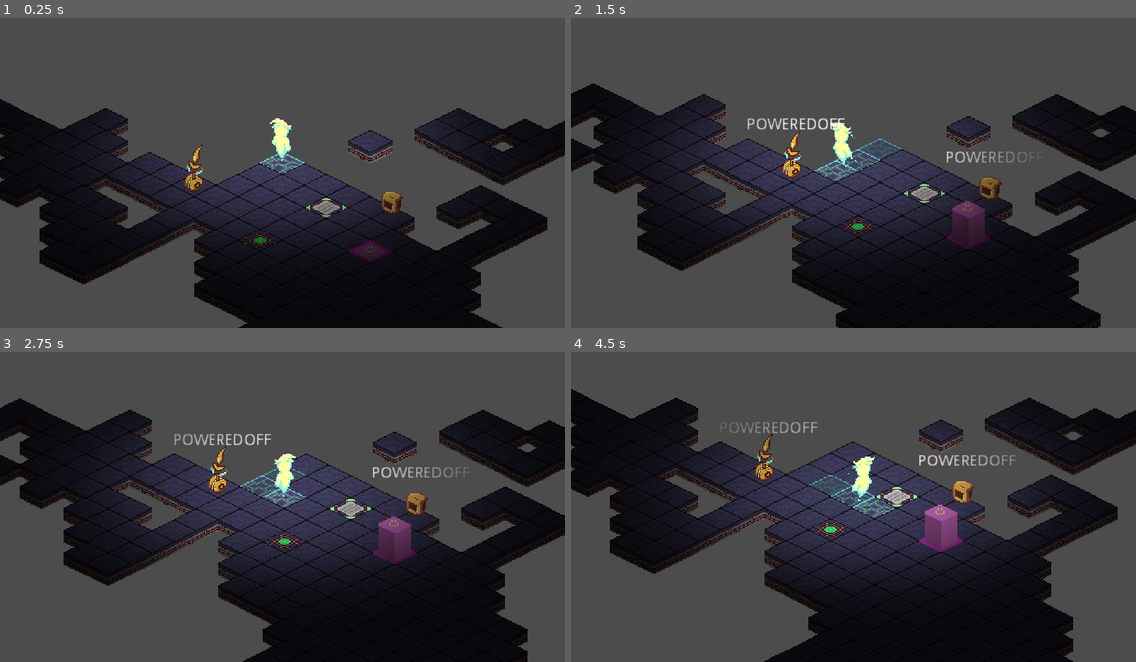
Above: before the commit, frames 1-4 (two rows, left to right).
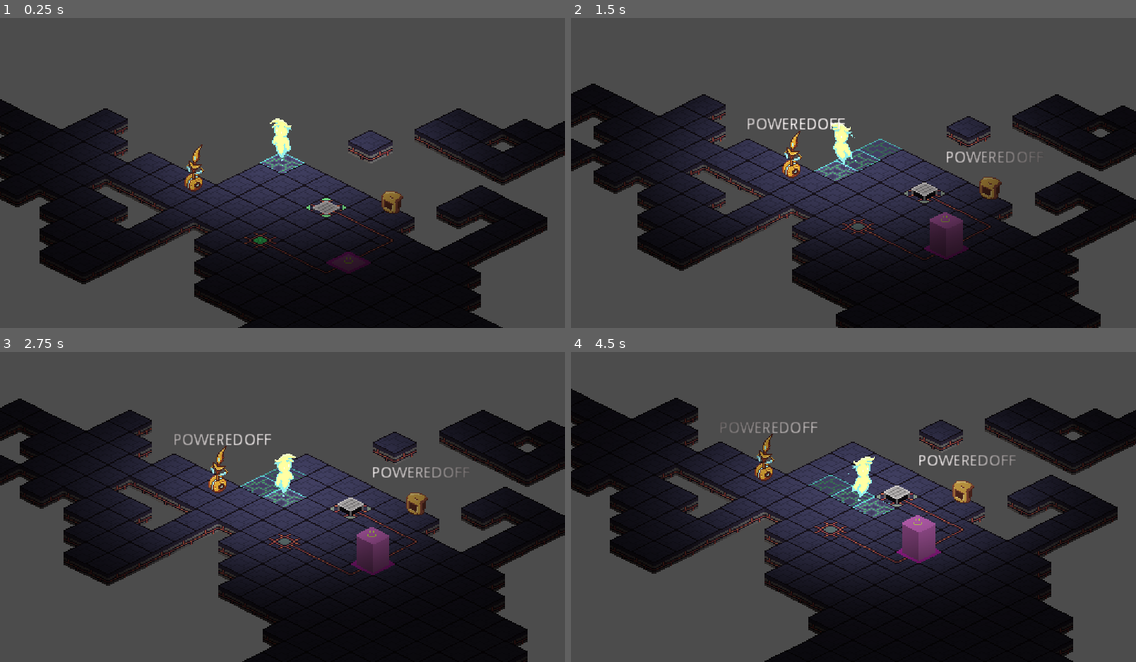
Above: after the commit, the same moments.

Repository: best-godot-team-ever/GoGodotJam
Game: Godot game, scene res://src/Levels/TestLevel.tscn
The game is run twice, just before and just after one commit, with the same random seed, the same clock (stepped at 60 frames per second) and the same inputs.
Inputs (mouse positions are in pixels of both pictures, inside the frame that each line leads up to):
- Up to frame 1 (0.25 s): no input
- Up to frame 2 (1.5 s): tap Enter at 0.5 s; move the mouse to (977, 145) at 0.52 s; tap Down (aim_down) at 0.6 s; move the mouse to (740, 179) at 1.27 s; hold S from 1.28 s (still down); tap Left (aim_left) at 1.35 s
- Up to frame 3 (2.75 s): move the mouse to (339, 423) at 2.02 s; release S at 2.03 s; tap D (aim_right) at 2.1 s
- Up to frame 4 (4.5 s): move the mouse to (825, 562) at 2.77 s; tap W (aim_up) at 2.85 s; move the mouse to (1023, 547) at 3.52 s; hold S from 3.53 s (still down); click (1023, 547) at 3.6 s; move the mouse to (684, 448) at 4.27 s; tap Space (commit_move) at 4.35 s

The runs differ from the first frame. In frame 1, 0.7% of the frame differs, in the area x 47-70%, y 62-83%; in frame 2, 1.4%; in frame 3, 1.6%; in frame 4, 1.8%, in the area x 44-70%, y 43-69%.
Error after the commit: Invalid get index 'trigger_feeding_list' (on base: 'Node2D (EnergyTrigger.gd)'). (res://src/Machines_and_Triggers/Triggers/EnergyTrigger.gd:18)

Commit message:
still fixing machines

Diff:
--- a/project.godot
+++ b/project.godot
@@ -19,12 +19,17 @@
 "language": "GDScript",
 "path": "res://src/UI/Coursor.gd"
 }, {
-"base": "Node2D",
-"class": "Machines",
+"base": "MachineAndTrigger",
+"class": "Machine",
 "language": "GDScript",
 "path": "res://src/Machines_and_Triggers/Machines/Machine.gd"
 }, {
-"base": "Machines",
+"base": "Node2D",
+"class": "MachineAndTrigger",
+"language": "GDScript",
+"path": "res://src/Machines_and_Triggers/MachineAndTrigger.gd"
+}, {
+"base": "MachineAndTrigger",
 "class": "Trigger",
 "language": "GDScript",
 "path": "res://src/Machines_and_Triggers/Triggers/Trigger.gd"
@@ -42,7 +47,8 @@
 _global_script_class_icons={
 "BoardManager": "",
 "Coursor": "",
-"Machines": "",
+"Machine": "",
+"MachineAndTrigger": "",
 "Trigger": "",
 "TurnManager": "",
 "laser": ""
--- a/src/Levels/Level.gd
+++ b/src/Levels/Level.gd
@@ -10,3 +10,5 @@
 		entity.init(board_manager, turn_manager)
 	for machine in $Machines.get_children():
 		machine.init(board_manager,turn_manager)
+	for machine in $Triggers.get_children():
+		machine.init(board_manager,turn_manager)
--- a/src/Levels/TestLevel.tscn
+++ b/src/Levels/TestLevel.tscn
@@ -4,7 +4,7 @@
 [ext_resource path="res://src/Managers/TurnManager.gd" type="Script" id=2]
 [ext_resource path="res://src/Entity/Enemy/Grabber.tscn" type="PackedScene" id=3]
 [ext_resource path="res://src/Entity/Enemy/Leecher.tscn" type="PackedScene" id=4]
-[ext_resource path="res://Resources/WireTileset.tres" type="TileSet" id=5]
+[ext_resource path="res://resources/WireTileset.tres" type="TileSet" id=5]
 [ext_resource path="res://src/Managers/BoardManager/BoardManager.gd" type="Script" id=6]
 [ext_resource path="res://src/Managers/BoardManager/Grid/EnergyGrid.gd" type="Script" id=7]
 [ext_resource path="res://src/Managers/BoardManager/Grid/ObjectGrid/EntityGrid.gd" type="Script" id=8]
@@ -39,6 +39,7 @@
 tile_set = ExtResource( 5 )
 cell_size = Vector2( 40, 20 )
 format = 1
+tile_data = PoolIntArray( 65539, 0, 65536, 65540, 0, 65537, 65541, 0, 65537, 65542, 0, 131074, 131078, 0, 1, 196614, 0, 1, 262147, 0, 65536, 262148, 0, 65537, 262149, 0, 65537, 262150, 0, 196609 )
 
 [node name="EnergyGrid" type="Node" parent="BoardManager"]
 script = ExtResource( 7 )
@@ -58,6 +59,20 @@
 [node name="CanvasModulate" type="CanvasModulate" parent="BoardManager"]
 color = Color( 0.188235, 0.164706, 0.164706, 1 )
 
+[node name="Triggers" type="YSort" parent="."]
+
+[node name="EnergyTrigger" parent="Triggers" instance=ExtResource( 14 )]
+position = Vector2( -20, 80 )
+
+[node name="PlateTrigger" parent="Triggers" instance=ExtResource( 13 )]
+position = Vector2( 38, 49 )
+
+[node name="Machines" type="YSort" parent="."]
+
+[node name="Door" parent="Machines" instance=ExtResource( 15 )]
+position = Vector2( 61, 99 )
+_link_with_triggers = [ NodePath("../../Triggers/EnergyTrigger"), NodePath("../../Triggers/PlateTrigger") ]
+
 [node name="Entities" type="YSort" parent="."]
 
 [node name="Leecher" parent="Entities" instance=ExtResource( 4 )]
@@ -68,20 +83,3 @@
 
 [node name="Player" parent="Entities" instance=ExtResource( 10 )]
 position = Vector2( 1, 8 )
-
-[node name="Machines" type="YSort" parent="."]
-
-[node name="Door" parent="Machines" instance=ExtResource( 15 )]
-position = Vector2( 82, 90 )
-
-[node name="EnergyTrigger" parent="Machines" instance=ExtResource( 14 )]
-position = Vector2( -20, 80 )
-machine_type = 3
-_link_with_machines = [ NodePath("../Door") ]
-_energy_trigger = 3
-
-[node name="PlateTrigger" parent="Machines" instance=ExtResource( 13 )]
-position = Vector2( 42, 49 )
-turn_speed = 2
-machine_type = 4
-_link_with_machines = [ NodePath("../Door") ]
--- /dev/null
+++ b/src/Machines_and_Triggers/MachineAndTrigger.gd
@@ -0,0 +1,41 @@
+extends Node2D
+class_name MachineAndTrigger
+
+enum MachineType {Door, LaserUp, LaserDown, EnergyTrigger, PlateTrigger}
+var _triggers : Array = [MachineType.EnergyTrigger, MachineType.PlateTrigger]
+
+export var turn_speed: int = 0
+
+var _board_manager: BoardManager
+var _turn_manager: TurnManager
+var machine_id : int
+var machine_type
+
+var _map_position : Vector2
+
+onready var _animated_sprite = $AnimatedSprite
+
+#onready var tween = $Tween
+#func _ready() -> void:
+#	tween.connect("tween_all_completed", self, "_animation_finished")
+
+func init(board_manager: BoardManager, turn_manager: TurnManager) -> void:
+	_initialize(board_manager, turn_manager)
+
+func _initialize(board_manager: Node, turn_manager: Node) -> void:
+	_board_manager = board_manager
+	_turn_manager = turn_manager
+	_map_position = _board_manager.world_to_map(position)
+	position = _board_manager.map_to_world(_map_position)
+	machine_id = _board_manager.add_machine(self, _map_position)
+	if machine_type in _triggers:
+		_turn_manager.subscribe_trigger(self)
+	if ! machine_type in _triggers:
+		_board_manager.set_machine_blocking(machine_id, true)
+		_turn_manager.subscribe_machine(self)
+
+func start_turn() -> void:
+	pass
+
+func _animation_finished() -> void:
+	pass
--- a/src/Machines_and_Triggers/Machines/Door.gd
+++ b/src/Machines_and_Triggers/Machines/Door.gd
@@ -1,19 +1,14 @@
-extends Machines
+extends Machine
 
-var opened : bool = false
+
+func _initialize(board_manager: Node, turn_manager: Node) -> void:
+	machine_type = MachineType.Door
+	._initialize(board_manager, turn_manager)
 
 func start_turn() -> void:
-	match current_state:
-		MachineStates.Activated:
-			print("i am activated")
-			if opened:
-				_board_manager.set_machine_blocking(machine_id, true)
-				opened = false
-				print ("i closed")
-
-		MachineStates.Deactivated:
-			print ("i am deactivated")
-			if !opened:
-				_board_manager.set_machine_blocking(machine_id, false)
-				opened = true
-				print ("i opened")
+	if ! trigger_feeding_list.empty():
+			_board_manager.set_machine_blocking(machine_id, false)
+			_animated_sprite.play("activated")
+	if trigger_feeding_list.empty():
+			_board_manager.set_machine_blocking(machine_id, true)
+			_animated_sprite.play("deactivated")
--- a/src/Machines_and_Triggers/Machines/Machine.gd
+++ b/src/Machines_and_Triggers/Machines/Machine.gd
@@ -1,53 +1,17 @@
-extends Node2D
-class_name Machines
+extends MachineAndTrigger
+class_name Machine
 
-enum MachineType {Door, LaserUp, LaserDown, EnergyTrigger, PlateTrigger}
-enum Blockers {Door, LaserUp, LaserDown}
-enum MachineStates {Activated, Deactivated}
+export (Array, NodePath) var _link_with_triggers
 
-export var turn_speed: int = 0
-export (MachineType) var machine_type
+var trigger_feeding_list : Array = []
 
-#onready var tween = $Tween
-onready var _animated_sprite = $AnimatedSprite
-
-var _board_manager: BoardManager
-var _turn_manager: TurnManager
-var machine_id : int
-
-var power_on : bool = false setget set_power_on
-var current_state: int = MachineStates.Deactivated
-var _map_position : Vector2
-var _blockers : Array = [MachineType.Door, MachineType.LaserUp, MachineType.LaserDown]
-
-
-#func _ready() -> void:
-#	tween.connect("tween_all_completed", self, "_animation_finished")
-
-func init(board_manager: BoardManager, turn_manager: TurnManager) -> void:
-	_initialize(board_manager, turn_manager)
-
-func _initialize(board_manager: Node, turn_manager: Node) -> void:
-	_board_manager = board_manager
-	_turn_manager = turn_manager
-	_turn_manager.subscribe_machine(self)
-	_map_position = _board_manager.world_to_map(position)
-	position = _board_manager.map_to_world(_map_position)
-	machine_id = _board_manager.add_machine(self, _map_position)
-	if machine_type in _blockers:
-		_board_manager.set_machine_blocking(machine_id, true)
+func _ready() -> void:
+	for trigger_path in _link_with_triggers:
+		var trigger = get_node(trigger_path)
+		trigger.machine_conection_list.append(trigger)
 
 func start_turn() -> void:
-	pass
-
-func _animation_finished() -> void:
-	pass
-
-func set_power_on(value: bool) -> void:
-	power_on = value
-	if power_on == true:
-		current_state = MachineStates.Activated
-		_animated_sprite.play("activated")
-	if power_on == false:
-		current_state = MachineStates.Deactivated
-		_animated_sprite.play("deactivated")
+	if ! trigger_feeding_list.empty():
+		pass
+	if trigger_feeding_list.empty():
+		pass
--- a/src/Machines_and_Triggers/Triggers/EnergyTrigger.gd
+++ b/src/Machines_and_Triggers/Triggers/EnergyTrigger.gd
@@ -1,13 +1,17 @@
-extends "res://src/Machines_and_Triggers/Triggers/Trigger.gd"
+extends Trigger
 
-export var _energy_trigger : int
+var _energy_trigger : int = 1
+
+func _initialize(board_manager: Node, turn_manager: Node) -> void:
+	machine_type = MachineType.EnergyTrigger
+	._initialize(board_manager, turn_manager)
 
 
 func start_turn() -> void:
 	var _energy : int = _board_manager.energy_grid.get_cell(_board_manager.world_to_map(position))
 	if _energy >= _energy_trigger:
-		power_up_machines()
-		current_state = MachineStates.Activated
+		feed_machines()
+		_animated_sprite.play("activated")
 	elif _energy < _energy_trigger:
-		shut_down_machines()
-		current_state = MachineStates.Deactivated
+		dont_feed_machines()
+		_animated_sprite.play("deactivated")
--- a/src/Machines_and_Triggers/Triggers/EnergyTrigger.tscn
+++ b/src/Machines_and_Triggers/Triggers/EnergyTrigger.tscn
@@ -1,7 +1,7 @@
 [gd_scene load_steps=10 format=2]
 
 [ext_resource path="res://src/Machines_and_Triggers/Triggers/EnergyTrigger.gd" type="Script" id=1]
-[ext_resource path="res://assets/Entities,Machines/EnergyTrigger-Sheet.png" type="Texture" id=2]
+[ext_resource path="res://assets/machines/EnergyTrigger-Sheet.png" type="Texture" id=2]
 
 [sub_resource type="AtlasTexture" id=1]
 atlas = ExtResource( 2 )
--- a/src/Machines_and_Triggers/Triggers/PlateTrigger.gd
+++ b/src/Machines_and_Triggers/Triggers/PlateTrigger.gd
@@ -1,15 +1,18 @@
-extends "res://src/Machines_and_Triggers/Triggers/Trigger.gd"
+extends Trigger
 
 
 var _is_occupied : bool = false
 
+func _initialize(board_manager: Node, turn_manager: Node) -> void:
+	machine_type = MachineType.PlateTrigger
+	._initialize(board_manager, turn_manager)
 
 func start_turn() -> void:
 	_is_occupied = _board_manager.get_cell(_board_manager.world_to_map(position)).is_blocked
 	match _is_occupied:
 		true:
-			power_up_machines()
-			current_state = MachineStates.Activated
+			feed_machines()
+			_animated_sprite.play("activated")
 		false:
-			shut_down_machines()
-			current_state = MachineStates.Deactivated
+			dont_feed_machines()
+			_animated_sprite.play("deactivated")
--- a/src/Machines_and_Triggers/Triggers/PlateTrigger.tscn
+++ b/src/Machines_and_Triggers/Triggers/PlateTrigger.tscn
@@ -1,7 +1,7 @@
 [gd_scene load_steps=10 format=2]
 
 [ext_resource path="res://src/Machines_and_Triggers/Triggers/PlateTrigger.gd" type="Script" id=1]
-[ext_resource path="res://assets/Entities,Machines/PlateTrigger-Sheet.png" type="Texture" id=2]
+[ext_resource path="res://assets/machines/PlateTrigger-Sheet.png" type="Texture" id=2]
 
 [sub_resource type="AtlasTexture" id=1]
 atlas = ExtResource( 2 )
--- a/src/Machines_and_Triggers/Triggers/Trigger.gd
+++ b/src/Machines_and_Triggers/Triggers/Trigger.gd
@@ -1,21 +1,19 @@
-extends Machines
+extends MachineAndTrigger
 class_name Trigger
 
-export (Array, NodePath) var _link_with_machines
 
-var machine_list : Array
+var machine_conection_list : Array
 
-func _ready() -> void:
-	for machine_path in _link_with_machines:
-		machine_list.append(get_node(machine_path))
 
 func start_turn() -> void:
 	pass
 
-func power_up_machines() -> void:
-	for machine in  machine_list:
-		machine.set_power_on(true)
+func feed_machines() -> void:
+	for machine in  machine_conection_list:
+		if ! machine.trigger_feeding_list.has(self):
+			machine.trigger_feeding_list.append(self)
 
-func shut_down_machines() -> void:
-	for machine in machine_list:
-		machine.set_power_on(false)
+func dont_feed_machines() -> void:
+	for machine in machine_conection_list:
+		if machine.trigger_feeding_list.has(self):
+			machine.trigger_feeding_list.erase(self)
Renamed: assets/Entities,Machines/EnergyTrigger-Sheet.png -> assets/machines/EnergyTrigger-Sheet.png
Not shown, changed: assets/machines/EnergyTrigger-Sheet.png.import
Renamed: assets/Entities,Machines/PlateTrigger-Sheet.png -> assets/machines/PlateTrigger-Sheet.png
Not shown, changed: assets/machines/PlateTrigger-Sheet.png.import
